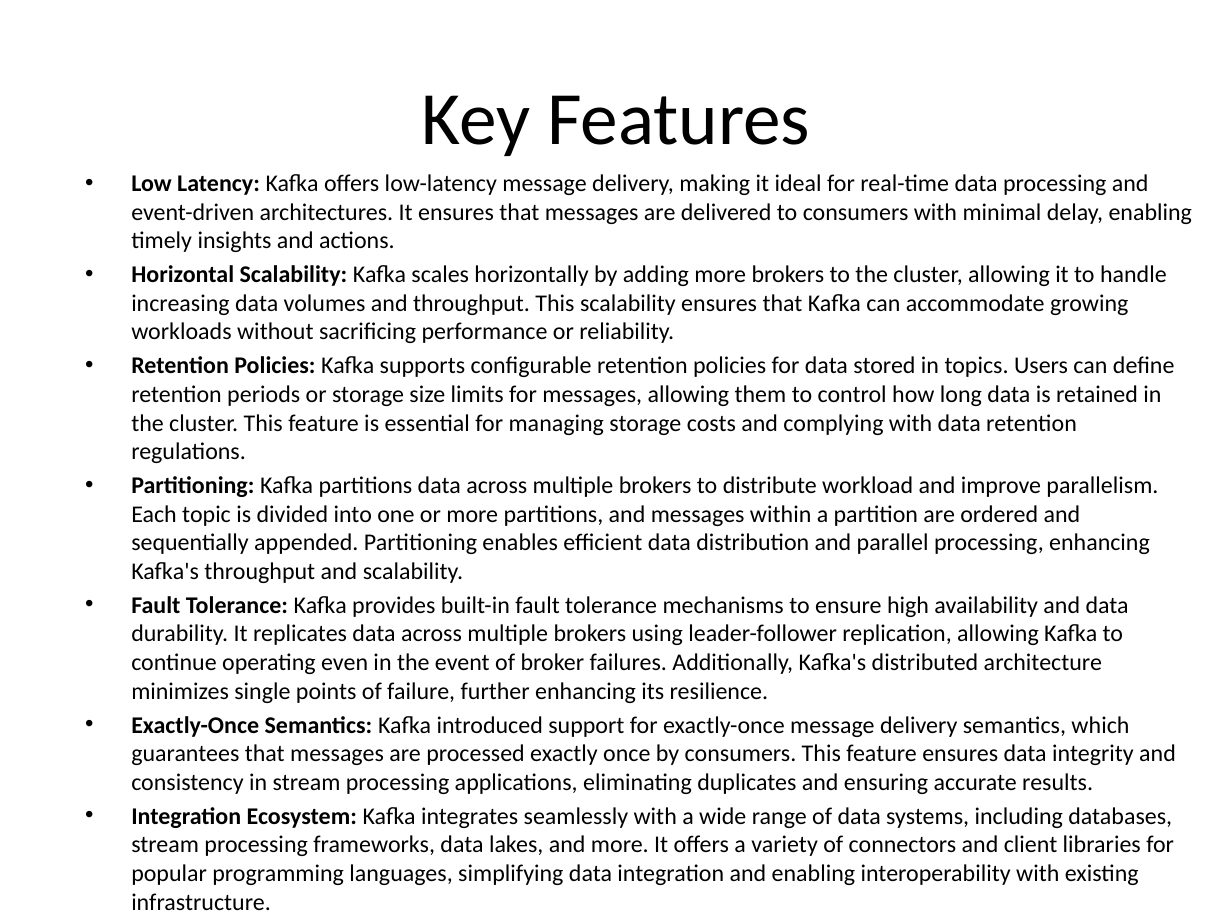
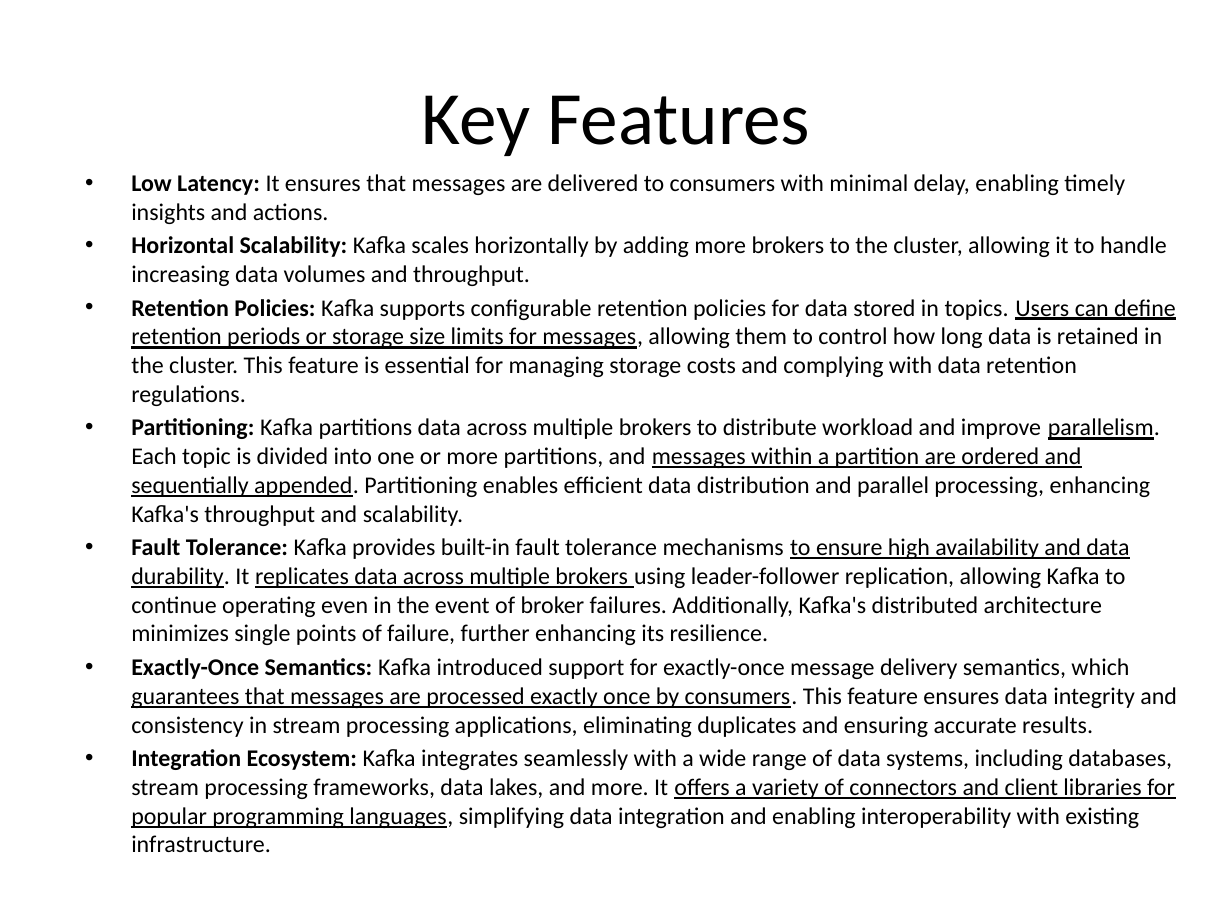
Before and after one commit to surjeetk/docs, a slide deck: slide 4 of Apache Kafka on Kubernetes.pptx (slide 3 before the commit). Drawn at 1232x924 pixels with LibreOffice and Linux fonts; fonts in the diff are those of the drawing. Boxes give left, top, right and bottom in pixels: in the first picture for what was removed or moved away, otherwise in the second. Text is boxed around its words. In the diff, an @@ line names an element or a change of style, - is before the commit and + after.

```diff
--- a/Apache Kafka on Kubernetes.pptx
+++ b/Apache Kafka on Kubernetes.pptx
@@ text at bbox=[131, 174, 1167, 286]: text changed @@
-• Low Latency: Kafka offers low-latency message delivery, making it ideal for real-time data processing and event-driven architectures. It ensures that messages are delivered to consumers with minimal delay, enabling timely insights and actions.
-• Horizontal Scalability: Kafka scales horizontally by adding more brokers to the cluster, allowing it to handle increasing data volumes and throughput. This scalability ensures that Kafka can accommodate growing workloads without sacrificing performance or reliability.
+• Low Latency: It ensures that messages are delivered to consumers with minimal delay, enabling timely insights and actions.
+• Horizontal Scalability: Kafka scales horizontally by adding more brokers to the cluster, allowing it to handle increasing data volumes and throughput.
@@ text at bbox=[131, 299, 1177, 852]: underline on in "Users can define retention periods or storage ...", "parallelism. messages within a partition are ordered ...", "to ensure high availability and data durability. ...", "guarantees that messages are processed exactly once ..." and 1 more places @@
```
Also in this commit, not shown: 2 other slides changed, 21 slides added, 1 slide removed.
